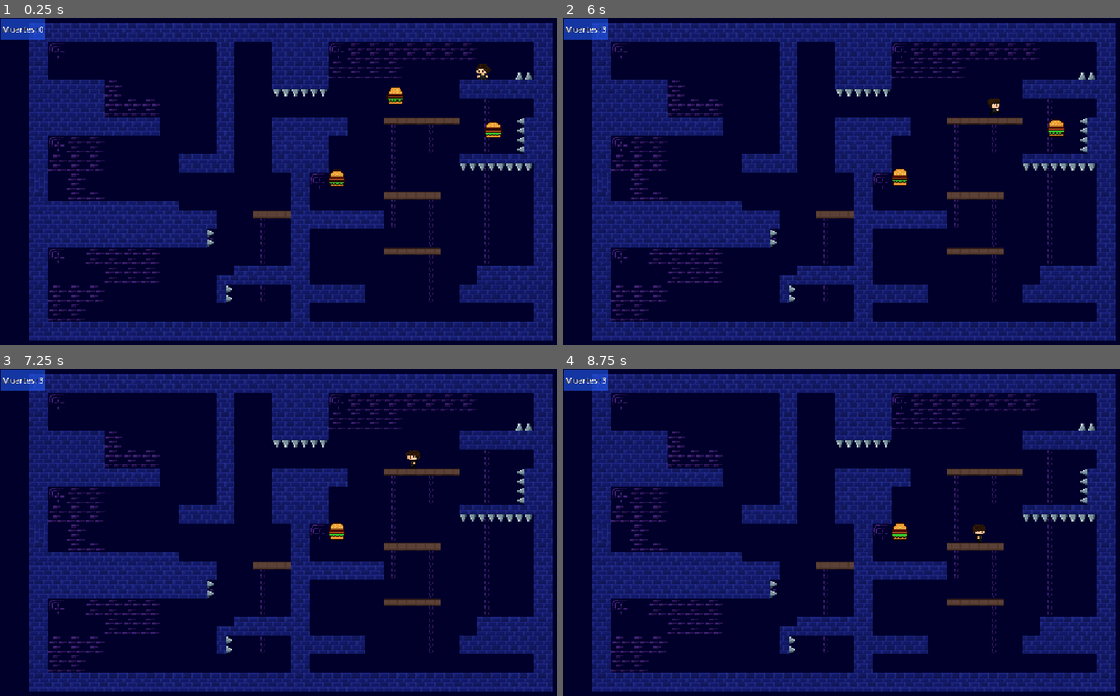
Above: before the commit, frames 1-4 (two rows, left to right).
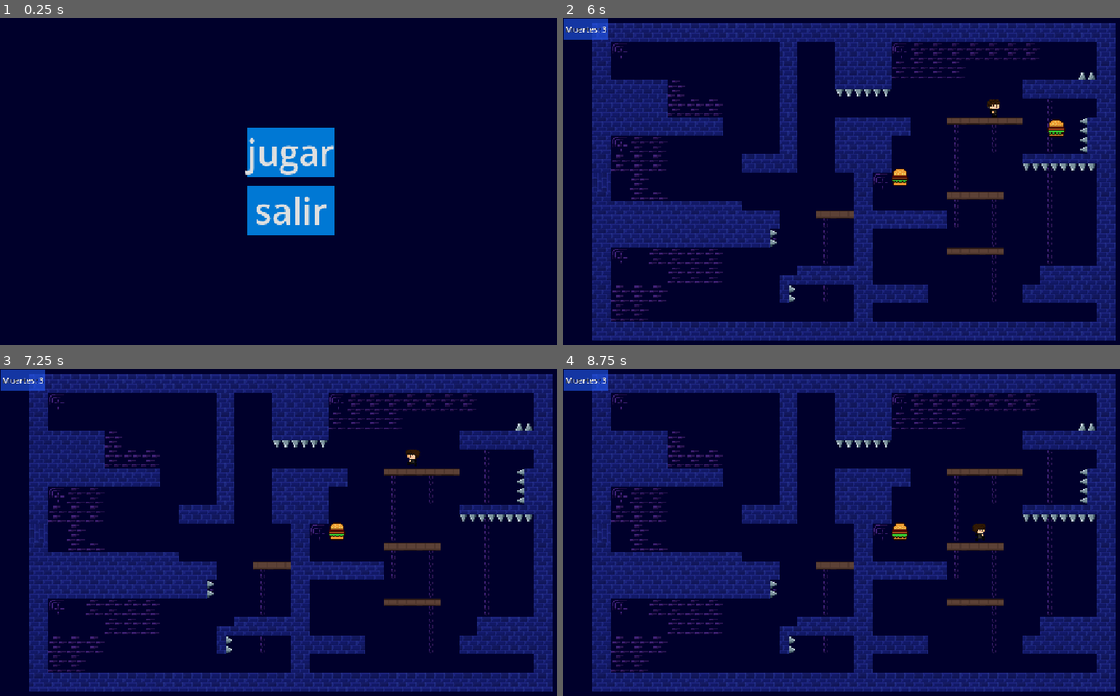
Above: after the commit, the same moments.

Repository: fmicelii/Juegos-Puzzle-Miceli
Game: Godot game, scene res://escenas/menuInicial/menu_inicial.tscn
Same seed, same stepped clock (60 frames per second), same inputs: the game is played once before the commit and once after it. Before the commit the project starts from res://escenas/escenaPrincipal/escena_principal.tscn.
Inputs (mouse positions are in pixels of both pictures, inside the frame that each line leads up to):
- Up to frame 1 (0.25 s): no input
- Up to frame 2 (6 s): click (852, 152) at 0.5 s, where only the run after the commit has a clickable "jugar"; hold D (movimientoDerecha) 1.28-2.78 s; tap Space (movimientoSaltar) at 1.52, 2.27, 3.77, 4.52, 5.27 s; hold Left (movimientoIzquierda) 2.78-3.53 s; hold D (movimientoDerecha) 3.53-5.03 s; hold Left (movimientoIzquierda) 5.03-5.78 s; hold D (movimientoDerecha) from 5.78 s (still down)
- Up to frame 3 (7.25 s): release D (movimientoDerecha) at 6.53 s; hold Left (movimientoIzquierda) from 6.53 s (still down); tap Space (movimientoSaltar) at 6.77 s
- Up to frame 4 (8.75 s): tap Space (movimientoSaltar) at 7.52, 8.27 s; release Left (movimientoIzquierda) at 8.03 s; hold D (movimientoDerecha) from 8.03 s (still down)

The runs differ from the first frame. In frame 1, 41% of the frame differs, in the area x 0-100%, y 0-99%; in frame 2, less than 0.1%; in frame 3, less than 0.1%; in frame 4, less than 0.1%.

Commit message:
menu inicial con jugar y salir, estaria bueno agregarle algo mas...

Diff:
--- a/default_bus_layout.tres
+++ b/default_bus_layout.tres
@@ -4,17 +4,18 @@
 resource_name = "Reverb"
 
 [resource]
+bus/0/volume_db = -4.504105
 bus/0/effect/0/effect = SubResource("AudioEffectReverb_j3pel")
 bus/0/effect/0/enabled = false
 bus/1/name = &"SFX"
 bus/1/solo = false
 bus/1/mute = false
 bus/1/bypass_fx = false
-bus/1/volume_db = -6.4375052
+bus/1/volume_db = 0.0
 bus/1/send = &"Master"
 bus/2/name = &"MUSIC"
 bus/2/solo = false
 bus/2/mute = false
 bus/2/bypass_fx = false
-bus/2/volume_db = -1.2592735
+bus/2/volume_db = -3.7683105
 bus/2/send = &"Master"
--- /dev/null
+++ b/escenas/menuInicial/boton_jugar.gd
@@ -0,0 +1,10 @@
+extends Button
+
+@export var escenaPrincipal: PackedScene
+
+# Called when the node enters the scene tree for the first time.
+func _ready() -> void:
+	pressed.connect(_jugar)
+
+func _jugar():
+	get_tree().change_scene_to_packed(escenaPrincipal)
--- /dev/null
+++ b/escenas/menuInicial/boton_salir.gd
@@ -0,0 +1,9 @@
+extends Button
+
+
+# Called when the node enters the scene tree for the first time.
+func _ready() -> void:
+	pressed.connect(_salir)
+
+func _salir():
+	get_tree().quit()
--- /dev/null
+++ b/escenas/menuInicial/menu_inicial.tscn
@@ -0,0 +1,50 @@
+[gd_scene format=3 uid="uid://dk7nv8cjalwf1"]
+
+[ext_resource type="Theme" uid="uid://cv2p8j2iwimsr" path="res://temas/tema_boton_menu_principal.tres" id="1_b8eeg"]
+[ext_resource type="StyleBox" uid="uid://bm2s3slsnckp6" path="res://temas/menuPrincipal/normal.tres" id="2_d1exm"]
+[ext_resource type="StyleBox" uid="uid://btc48yl6abvj3" path="res://temas/menuPrincipal/pressed.tres" id="3_1y6t4"]
+[ext_resource type="StyleBox" uid="uid://c1ei1i0ihaics" path="res://temas/menuPrincipal/hover.tres" id="4_e03hf"]
+[ext_resource type="StyleBox" uid="uid://erck345vy2r6" path="res://temas/menuPrincipal/focus.tres" id="5_k01a7"]
+[ext_resource type="Script" uid="uid://4wcawx0sxifp" path="res://escenas/menuInicial/boton_salir.gd" id="6_jc1e8"]
+[ext_resource type="Script" uid="uid://dhy3agcod17qy" path="res://escenas/menuInicial/boton_jugar.gd" id="6_x5ncl"]
+[ext_resource type="PackedScene" uid="uid://bcrttrbefbqq" path="res://escenas/escenaPrincipal/escena_principal.tscn" id="7_k8nm4"]
+
+[node name="menuInicial" type="Control" unique_id=1781188228]
+layout_mode = 3
+anchors_preset = 15
+anchor_right = 1.0
+anchor_bottom = 1.0
+grow_horizontal = 2
+grow_vertical = 2
+
+[node name="VBoxContainer" type="VBoxContainer" parent="." unique_id=2051838144]
+layout_mode = 1
+anchors_preset = 8
+anchor_left = 0.5
+anchor_top = 0.5
+anchor_right = 0.5
+anchor_bottom = 0.5
+offset_left = -20.0
+offset_top = -20.0
+offset_right = 20.0
+offset_bottom = 20.0
+grow_horizontal = 2
+grow_vertical = 2
+theme_override_constants/separation = 20
+
+[node name="jugar" type="Button" parent="VBoxContainer" unique_id=976689099]
+layout_mode = 2
+theme = ExtResource("1_b8eeg")
+theme_override_styles/normal = ExtResource("2_d1exm")
+theme_override_styles/pressed = ExtResource("3_1y6t4")
+theme_override_styles/hover = ExtResource("4_e03hf")
+theme_override_styles/focus = ExtResource("5_k01a7")
+text = "jugar"
+script = ExtResource("6_x5ncl")
+escenaPrincipal = ExtResource("7_k8nm4")
+
+[node name="salir" type="Button" parent="VBoxContainer" unique_id=1342910726]
+layout_mode = 2
+theme = ExtResource("1_b8eeg")
+text = "salir"
+script = ExtResource("6_jc1e8")
--- a/escenas/personajePrincipal/PersonajePrincipalSpriteFrames.tres
+++ b/escenas/personajePrincipal/PersonajePrincipalSpriteFrames.tres
@@ -47,7 +47,7 @@
 }],
 "loop": true,
 "name": &"correr",
-"speed": 6.0
+"speed": 8.0
 }, {
 "frames": [{
 "duration": 1.0,
@@ -58,7 +58,7 @@
 }],
 "loop": true,
 "name": &"idle",
-"speed": 3.0
+"speed": 4.0
 }, {
 "frames": [{
 "duration": 1.0,
--- a/escenas/personajePrincipal/personaje_principal.tscn
+++ b/escenas/personajePrincipal/personaje_principal.tscn
@@ -23,8 +23,7 @@
 
 [node name="AnimatedSprite2D" type="AnimatedSprite2D" parent="." unique_id=958099926]
 sprite_frames = ExtResource("2_1gkdh")
-animation = &"correr"
-frame_progress = 0.0059984126
+animation = &"idle"
 
 [node name="Area2D_Danio" type="Area2D" parent="." unique_id=991343733]
 collision_layer = 4
--- a/project.godot
+++ b/project.godot
@@ -11,7 +11,7 @@
 [application]
 
 config/name="Juego-Puzzle"
-run/main_scene="uid://bcrttrbefbqq"
+run/main_scene="uid://dk7nv8cjalwf1"
 config/features=PackedStringArray("4.6", "Forward Plus")
 config/icon="res://icon.svg"
 
--- /dev/null
+++ b/temas/menuPrincipal/focus.tres
@@ -0,0 +1,9 @@
+[gd_resource type="StyleBoxFlat" format=3 uid="uid://erck345vy2r6"]
+
+[resource]
+draw_center = false
+border_width_left = 2
+border_width_top = 2
+border_width_right = 2
+border_width_bottom = 2
+border_color = Color(0, 1.0096823, 1.7461392, 1)
--- /dev/null
+++ b/temas/menuPrincipal/hover.tres
@@ -0,0 +1,4 @@
+[gd_resource type="StyleBoxFlat" format=3 uid="uid://c1ei1i0ihaics"]
+
+[resource]
+bg_color = Color(0, 0.35451972, 0.63563013, 1)
--- /dev/null
+++ b/temas/menuPrincipal/normal.tres
@@ -0,0 +1,4 @@
+[gd_resource type="StyleBoxFlat" format=3 uid="uid://bm2s3slsnckp6"]
+
+[resource]
+bg_color = Color(0, 0.47058824, 0.83137256, 1)
--- /dev/null
+++ b/temas/menuPrincipal/pressed.tres
@@ -0,0 +1,4 @@
+[gd_resource type="StyleBoxFlat" format=3 uid="uid://btc48yl6abvj3"]
+
+[resource]
+bg_color = Color(0, 0.24178503, 0.44577917, 1)
--- /dev/null
+++ b/temas/tema_boton_menu_principal.tres
@@ -0,0 +1,13 @@
+[gd_resource type="Theme" format=3 uid="uid://cv2p8j2iwimsr"]
+
+[ext_resource type="StyleBox" uid="uid://erck345vy2r6" path="res://temas/menuPrincipal/focus.tres" id="1_31rr0"]
+[ext_resource type="StyleBox" uid="uid://bm2s3slsnckp6" path="res://temas/menuPrincipal/normal.tres" id="1_sgf4c"]
+[ext_resource type="StyleBox" uid="uid://c1ei1i0ihaics" path="res://temas/menuPrincipal/hover.tres" id="2_3el8i"]
+[ext_resource type="StyleBox" uid="uid://btc48yl6abvj3" path="res://temas/menuPrincipal/pressed.tres" id="2_4qs1n"]
+
+[resource]
+Button/font_sizes/font_size = 70
+Button/styles/focus = ExtResource("1_31rr0")
+Button/styles/hover = ExtResource("2_3el8i")
+Button/styles/normal = ExtResource("1_sgf4c")
+Button/styles/pressed = ExtResource("2_4qs1n")
Not shown, added: escenas/menuInicial/boton_jugar.gd.uid
Not shown, added: escenas/menuInicial/boton_salir.gd.uid
Not shown: 1 places in escenas/personajePrincipal/personaje_principal.tscn that only renumber resources
